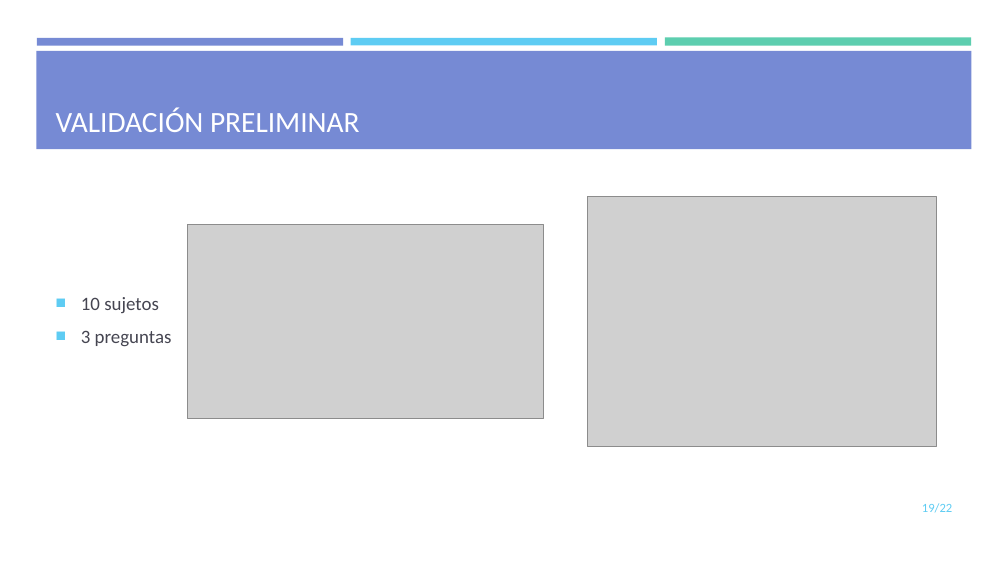
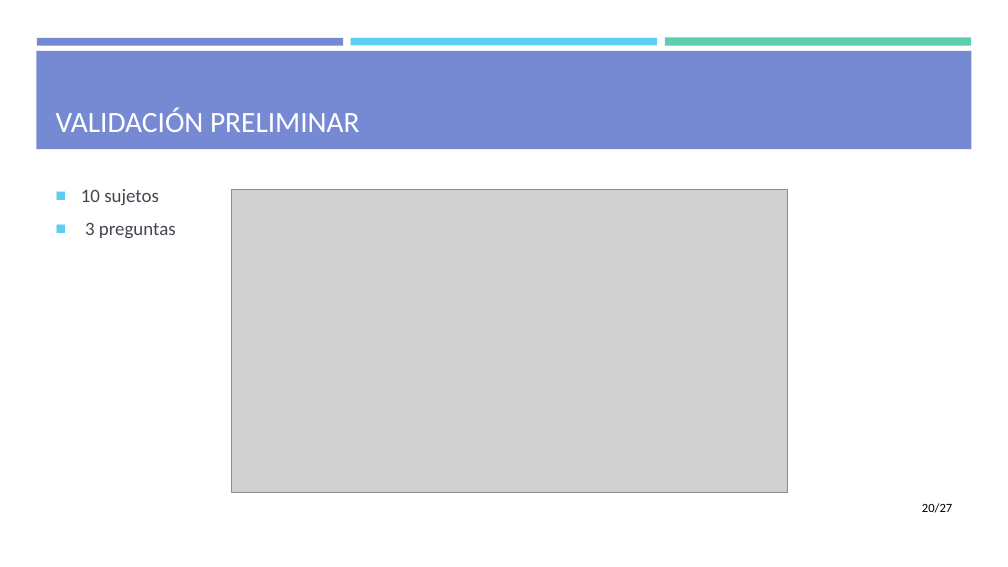
Before and after one commit to mdlunag/tfg, a slide deck: slide 20 of tfg_presentacio.pptx (slide 19 before the commit). Drawn at 1008x567 pixels with LibreOffice and Linux fonts; fonts in the diff are those of the drawing; grey boxes stand for pictures. Boxes give left, top, right and bottom in pixels: in the first picture for what was removed or moved away, otherwise in the second. Text is boxed around its words. In the diff, an @@ line names an element or a change of style, - is before the commit and + after.

```diff
--- a/tfg_presentacio.pptx
+++ b/tfg_presentacio.pptx
@@ text "10 sujetos" at [81, 189, 176, 238]: vertical alignment middle to top @@
@@ picture: place and size @@
-picture at [188, 225, 544, 419]
+picture at [232, 190, 788, 493]
@@ picture removed at [588, 197, 936, 447] @@
@@ page number at [922, 503, 952, 513]: text changed; text colour #5ECCF3 to #000000 @@
-19/22
+20/27
```
Also in this commit, not shown: 19 other slides changed, 5 slides added, 1 other file.
